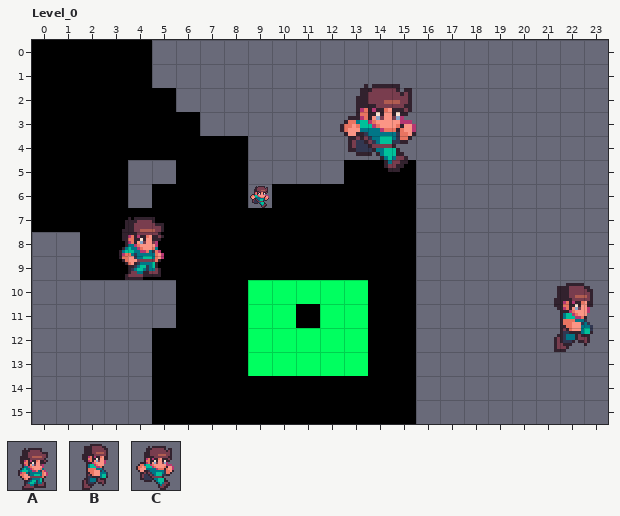
LDtk project -- assets/LDtk/world1.ldtk. The first picture shows the starting point.
Cells are 16x16 px. Shown: Level_0 x 0..23, y 0..15. The commit also changed other parts of the map, which this record leaves out.
Key: from "Gabe_idle_run2": A 0, B 2, C 6.
Objects are placed by their top-left corner, in cells (3,4 is the top-left corner of cell 3,4); size is 1x1 cell unless given.
Layers that did not change in this view are not listed.
Objects on layer "Entities" before:
A "EntityPlayer" at 3,7 size 3x3
C "EntitySign" at 12.5,1.5 size 4x4
C "EntitySign" at 9,6
B "EntityDoor" at 21,10 size 3x3
And afterwards:
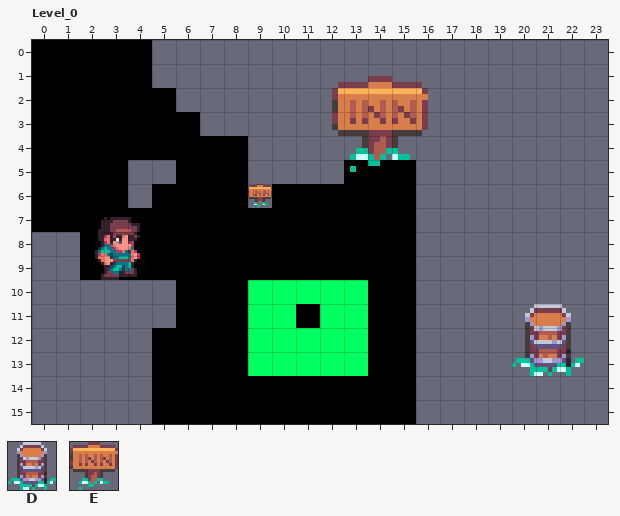
Further tiles: from "Generic_rpg_barrel02": D 0; from "Generic_rpg_board04": E 0.
The commit says: Door - from Entity_ref beyond level
Edits made:
Layer "Entities":
changed: C "EntitySign" at 12.5,1.5 size 4x4 -> E "EntitySign" at 12.5,1.5 size 4x4
changed: C "EntitySign" at 9,6 -> E "EntitySign" at 9,6
changed: A "EntityPlayer" at 3,7 size 3x3 -> A "EntityPlayer" at 2,7 size 3x3
added: D "EntityDoor" at 20,11 size 3x3
removed: B "EntityDoor" at 21,10 size 3x3
Changed places in both pictures, as pixel boxes (x1, y1, x2, y2):
changed: (332, 76, 428, 172)
changed: (248, 184, 272, 208)
changed: (95, 217, 164, 280)
changed: (512, 283, 593, 376)
